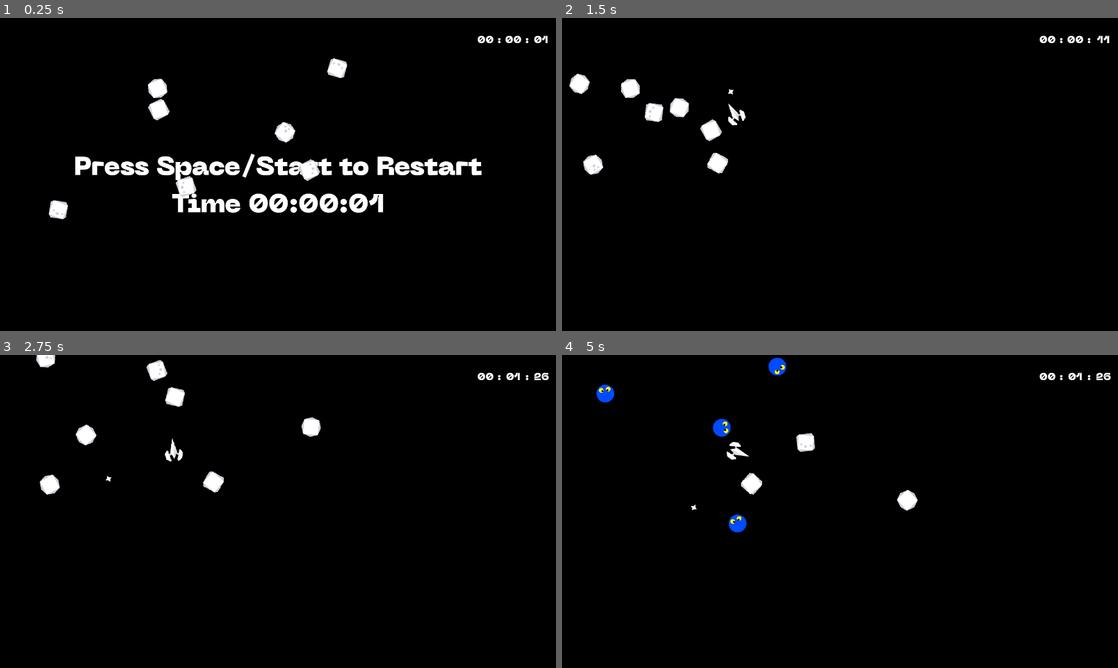
Above: before the commit, frames 1-4 (two rows, left to right).
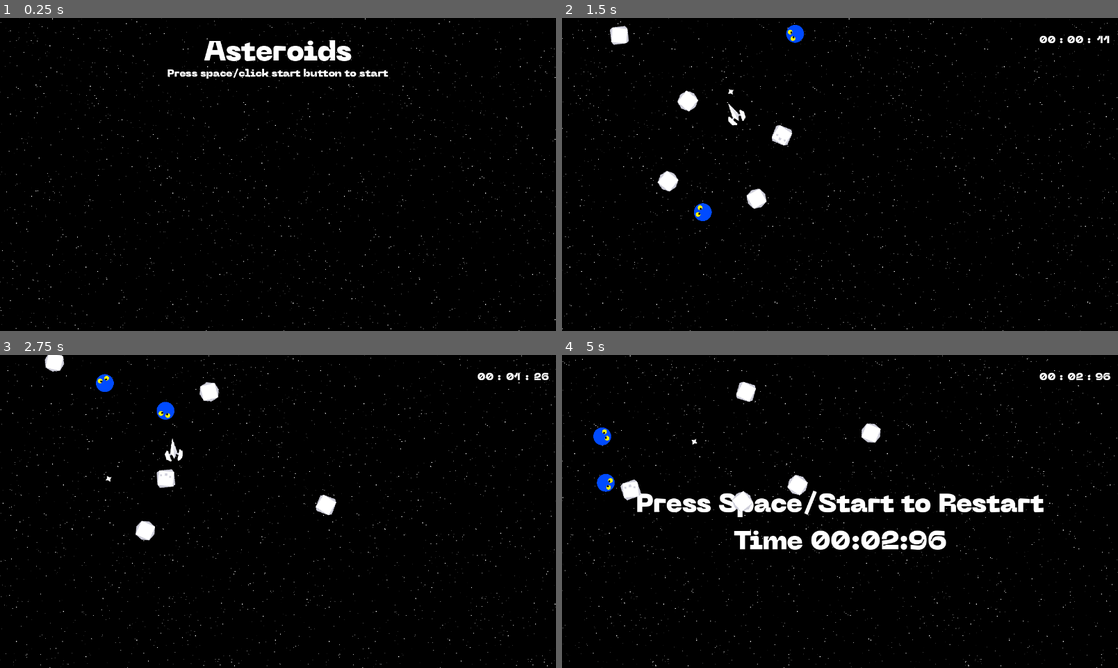
Above: after the commit, the same moments.

Repository: chrissearle/asteroids_starter
Game: Godot game, scene res://main.tscn
The game is run twice, just before and just after one commit, with the same random seed, the same clock (stepped at 60 frames per second) and the same inputs. Before the commit the project starts from res://World.tscn.
Inputs:
- Up to frame 1 (0.25 s): no input
- Up to frame 2 (1.5 s): tap Space (fire) at 0.5, 0.6, 1.25, 1.35 s; hold Right (right) 0.53-1.28 s; hold Left (left) from 1.28 s (still down)
- Up to frame 3 (2.75 s): release Left (left) at 2.03 s; hold Right (right) from 2.03 s (still down); tap Space (fire) at 2.1 s
- Up to frame 4 (5 s): release Right (right) at 2.78 s; hold Up (forward) 2.78-3.53 s; tap Space (fire) at 2.85, 3.5, 3.6, 4.35 s; hold Left (left) from 3.53 s (still down)

The runs differ from the first frame. In frame 1, 7.3% of the frame differs, in the area x 0-100%, y 0-100%; in frame 2, 3.1%; in frame 3, 3.0%; in frame 4, 6.8%.

Commit message:
Add start screen, and starfield

Diff:
--- a/game/Asteroid/Asteroid.tscn
+++ b/game/Asteroid/Asteroid.tscn
@@ -2,7 +2,7 @@
 
 [ext_resource type="Script" uid="uid://dchhspxka731j" path="res://Asteroid/Asteroid.gd" id="1_lh21i"]
 [ext_resource type="Texture2D" uid="uid://d0cc1eyfbracw" path="res://Assets/simpleSpace_tilesheet.png" id="2_lyspt"]
-[ext_resource type="PackedScene" path="res://ScreenWrap.tscn" id="3_knrp6"]
+[ext_resource type="PackedScene" uid="uid://dt48ght4d8hnx" path="res://Helpers/ScreenWrap.tscn" id="3_knrp6"]
 
 [sub_resource type="CircleShape2D" id="CircleShape2D_xvv6y"]
 radius = 21.0
--- a/game/ScreenWrap.tscn
+++ b/game/Helpers/ScreenWrap.tscn
@@ -1,6 +1,6 @@
 [gd_scene load_steps=2 format=3 uid="uid://dt48ght4d8hnx"]
 
-[ext_resource type="Script" uid="uid://cps7s6bm4x5lj" path="res://ScreenWrap.gd" id="1_4p518"]
+[ext_resource type="Script" uid="uid://cps7s6bm4x5lj" path="res://Helpers/ScreenWrap.gd" id="1_4p518"]
 
 [node name="ScreenWrap" type="Node2D"]
 script = ExtResource("1_4p518")
--- /dev/null
+++ b/game/Helpers/starfield.gdshader
@@ -0,0 +1,21 @@
+shader_type canvas_item;
+
+uniform vec2 resolution = vec2(1280.0, 720.0);
+uniform sampler2D noise_texture: filter_nearest, repeat_enable;
+uniform float density: hint_range(1.0, 100.0, 0.1) = 20.0;
+uniform float speed_x: hint_range(-100.0, 100.0, 0.1) = 20.0;
+uniform float speed_y: hint_range(-100.0, 100.0, 0.1) = 0.0;
+uniform float layers: hint_range(1.0, 10.0, 1.0) = 5.0;
+
+void fragment() {
+        vec2 uv = UV;
+        uv.x *= resolution.x / resolution.y;
+        vec2 speed = TIME * vec2(speed_x, speed_y) * 0.01;
+        float stars = 0.0;
+        for (float i = 0.0; i < layers; i += 1.0) {
+                float shift = i * 0.2;
+                float brightness = 1.0 - i * 0.2;
+                stars += step(0.2, pow(texture(noise_texture, uv + shift + speed * (1.0 - i * 0.1)).r, density)) * brightness;
+        }
+        COLOR = vec4(vec3(stars), 1.0);
+}
--- /dev/null
+++ b/game/Helpers/starfield.tscn
@@ -0,0 +1,28 @@
+[gd_scene load_steps=5 format=3 uid="uid://bm3uicar7c40l"]
+
+[ext_resource type="Shader" uid="uid://bjdtkwto0wkck" path="res://Helpers/starfield.gdshader" id="1_ejn6l"]
+
+[sub_resource type="FastNoiseLite" id="FastNoiseLite_ejn6l"]
+noise_type = 0
+frequency = 0.3523
+
+[sub_resource type="NoiseTexture2D" id="NoiseTexture2D_monej"]
+noise = SubResource("FastNoiseLite_ejn6l")
+
+[sub_resource type="ShaderMaterial" id="ShaderMaterial_wau8g"]
+shader = ExtResource("1_ejn6l")
+shader_parameter/resolution = Vector2(1280, 720)
+shader_parameter/noise_texture = SubResource("NoiseTexture2D_monej")
+shader_parameter/density = 20.0
+shader_parameter/speed_x = 20.0
+shader_parameter/speed_y = 0.0
+shader_parameter/layers = 5.0
+
+[node name="StarField" type="ColorRect"]
+material = SubResource("ShaderMaterial_wau8g")
+anchors_preset = 15
+anchor_right = 1.0
+anchor_bottom = 1.0
+grow_horizontal = 2
+grow_vertical = 2
+color = Color(0, 0, 0, 1)
--- a/game/Player/Player.tscn
+++ b/game/Player/Player.tscn
@@ -1,9 +1,9 @@
 [gd_scene load_steps=5 format=3 uid="uid://d0cbutytp0vmt"]
 
 [ext_resource type="Texture2D" uid="uid://d0cc1eyfbracw" path="res://Assets/simpleSpace_tilesheet.png" id="1_1cbku"]
-[ext_resource type="Script" path="res://Player/Player.gd" id="1_rel34"]
+[ext_resource type="Script" uid="uid://pu62uue7xkw8" path="res://Player/Player.gd" id="1_rel34"]
 [ext_resource type="AudioStream" uid="uid://dkrqogpat7ia2" path="res://Sounds/engine.wav" id="3_htrw0"]
-[ext_resource type="PackedScene" path="res://ScreenWrap.tscn" id="4_7xc6p"]
+[ext_resource type="PackedScene" uid="uid://dt48ght4d8hnx" path="res://Helpers/ScreenWrap.tscn" id="4_7xc6p"]
 
 [node name="Player" type="Area2D"]
 collision_mask = 0
--- /dev/null
+++ b/game/Theme/asteroids_theme.tres
@@ -0,0 +1,6 @@
+[gd_resource type="Theme" load_steps=2 format=3 uid="uid://7ejd2qkxig3w"]
+
+[ext_resource type="FontFile" uid="uid://bjqu0fkqtf5yh" path="res://Assets/NeueMachina-Black.otf" id="1_sao7p"]
+
+[resource]
+default_font = ExtResource("1_sao7p")
--- a/game/TimeDisplay.tscn
+++ b/game/World/TimeDisplay.tscn
@@ -1,6 +1,6 @@
 [gd_scene load_steps=3 format=3 uid="uid://dlhxsvg2rp3gm"]
 
-[ext_resource type="Script" path="res://TimeDisplay.gd" id="1_ry3uk"]
+[ext_resource type="Script" uid="uid://cdjarmkp35ux7" path="res://World/TimeDisplay.gd" id="1_ry3uk"]
 [ext_resource type="FontFile" uid="uid://bjqu0fkqtf5yh" path="res://Assets/NeueMachina-Black.otf" id="2_6x5ol"]
 
 [node name="TimeDisplay" type="Node2D"]
--- a/game/World.tscn
+++ b/game/World/World.tscn
@@ -1,8 +1,9 @@
-[gd_scene load_steps=5 format=3 uid="uid://qm4rcjuxmhqk"]
+[gd_scene load_steps=6 format=3 uid="uid://qm4rcjuxmhqk"]
 
-[ext_resource type="Script" uid="uid://caqti5fh6sqaa" path="res://World.gd" id="1_bxt38"]
+[ext_resource type="Script" uid="uid://caqti5fh6sqaa" path="res://World/World.gd" id="1_bxt38"]
 [ext_resource type="PackedScene" uid="uid://d0cbutytp0vmt" path="res://Player/Player.tscn" id="2_cf0ag"]
-[ext_resource type="PackedScene" uid="uid://dlhxsvg2rp3gm" path="res://TimeDisplay.tscn" id="6_oyy7q"]
+[ext_resource type="PackedScene" uid="uid://bm3uicar7c40l" path="res://Helpers/starfield.tscn" id="5_o14yy"]
+[ext_resource type="PackedScene" uid="uid://dlhxsvg2rp3gm" path="res://World/TimeDisplay.tscn" id="6_oyy7q"]
 [ext_resource type="FontFile" uid="uid://bjqu0fkqtf5yh" path="res://Assets/NeueMachina-Black.otf" id="7_7aavy"]
 
 [node name="World" type="Node2D"]
@@ -37,3 +38,12 @@
 text = "Time: 00:00:00"
 horizontal_alignment = 1
 vertical_alignment = 1
+
+[node name="Control" type="Control" parent="."]
+z_index = -1
+custom_minimum_size = Vector2(1280, 720)
+layout_mode = 3
+anchors_preset = 0
+
+[node name="StarField" parent="Control" instance=ExtResource("5_o14yy")]
+layout_mode = 1
--- /dev/null
+++ b/game/main.gd
@@ -0,0 +1,7 @@
+extends Control
+
+var game_scene := preload("res://World/World.tscn")
+
+func _input(event: InputEvent) -> void:
+	if event.is_action("start"):
+		get_tree().change_scene_to_packed(game_scene)
--- /dev/null
+++ b/game/main.tscn
@@ -0,0 +1,48 @@
+[gd_scene load_steps=4 format=3 uid="uid://dqfuxh4nf4kh7"]
+
+[ext_resource type="Theme" uid="uid://7ejd2qkxig3w" path="res://Theme/asteroids_theme.tres" id="1_ig7tw"]
+[ext_resource type="Script" uid="uid://c81lcsatx5utu" path="res://main.gd" id="2_0xm2m"]
+[ext_resource type="PackedScene" uid="uid://bm3uicar7c40l" path="res://Helpers/starfield.tscn" id="3_h2yge"]
+
+[node name="Main" type="Control"]
+layout_mode = 3
+anchors_preset = 15
+anchor_right = 1.0
+anchor_bottom = 1.0
+grow_horizontal = 2
+grow_vertical = 2
+theme = ExtResource("1_ig7tw")
+script = ExtResource("2_0xm2m")
+
+[node name="MarginContainer" type="MarginContainer" parent="."]
+layout_mode = 1
+anchors_preset = 15
+anchor_right = 1.0
+anchor_bottom = 1.0
+grow_horizontal = 2
+grow_vertical = 2
+theme_override_constants/margin_left = 10
+theme_override_constants/margin_top = 50
+theme_override_constants/margin_right = 10
+theme_override_constants/margin_bottom = 10
+
+[node name="VBoxContainer" type="VBoxContainer" parent="MarginContainer"]
+layout_mode = 2
+
+[node name="Label" type="Label" parent="MarginContainer/VBoxContainer"]
+layout_mode = 2
+theme_override_font_sizes/font_size = 64
+text = "Asteroids"
+horizontal_alignment = 1
+vertical_alignment = 1
+
+[node name="Label2" type="Label" parent="MarginContainer/VBoxContainer"]
+layout_mode = 2
+theme_override_font_sizes/font_size = 24
+text = "Press space/click start button to start"
+horizontal_alignment = 1
+vertical_alignment = 1
+
+[node name="StarField" parent="." instance=ExtResource("3_h2yge")]
+z_index = -1
+layout_mode = 1
--- a/game/project.godot
+++ b/game/project.godot
@@ -11,7 +11,7 @@
 [application]
 
 config/name="Asteroids"
-run/main_scene="res://World.tscn"
+run/main_scene="uid://dqfuxh4nf4kh7"
 config/features=PackedStringArray("4.5", "GL Compatibility")
 config/icon="res://icon.svg"
 
Renamed: game/ScreenWrap.gd -> game/Helpers/ScreenWrap.gd
Renamed: game/ScreenWrap.gd.uid -> game/Helpers/ScreenWrap.gd.uid
Not shown, added: game/Helpers/starfield.gdshader.uid
Renamed: game/TimeDisplay.gd -> game/World/TimeDisplay.gd
Renamed: game/TimeDisplay.gd.uid -> game/World/TimeDisplay.gd.uid
Renamed: game/World.gd -> game/World/World.gd
Renamed: game/World.gd.uid -> game/World/World.gd.uid
Not shown, added: game/main.gd.uid
